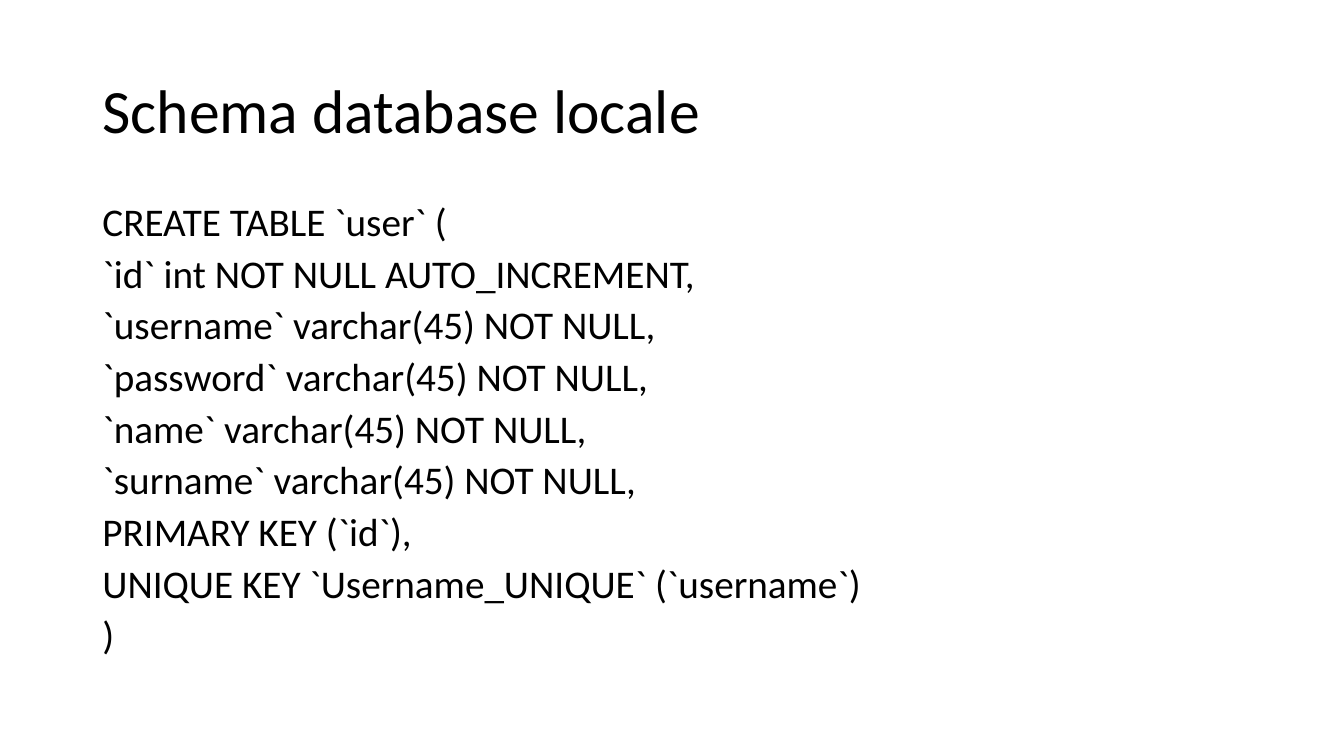
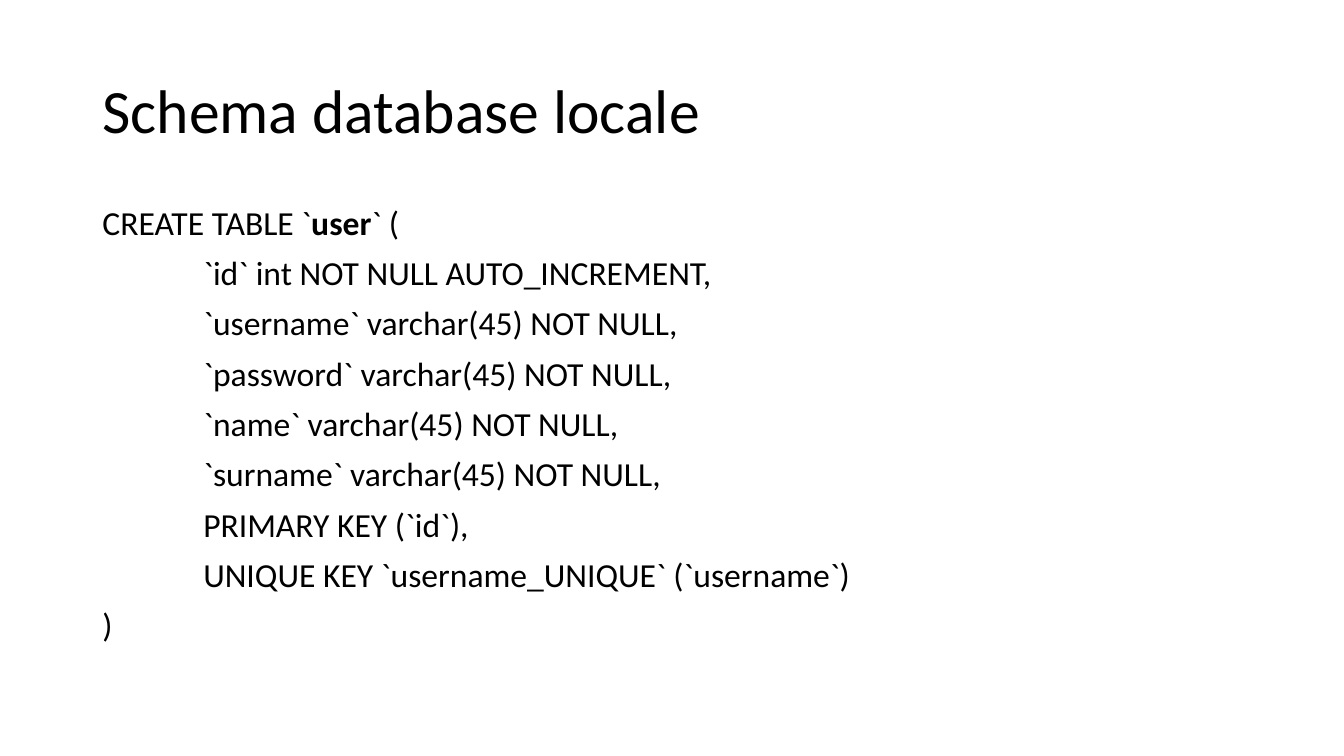
Before and after one commit to Trixyz28/TIW-ImgCatalog, a slide deck: slide 6 of Documents/ImgCatalog.pptx. Drawn at 1344x756 pixels with LibreOffice and Linux fonts; fonts in the diff are those of the drawing. Boxes give left, top, right and bottom in pixels: in the first picture for what was removed or moved away, otherwise in the second. Text is boxed around its words. In the diff, an @@ line names an element or a change of style, - is before the commit and + after.

```diff
--- a/Documents/ImgCatalog.pptx
+++ b/Documents/ImgCatalog.pptx
@@ text at [102,212,712,542]: size 28 to 24 pt in "CREATE TABLE `user` (", "`id` int NOT NULL AUTO_INCREMENT,", "`username` varchar(45) NOT NULL,", "`password` varchar(45) NOT NULL," and 4 more places; bold on in "`user`"; line spacing 0.8 to 0.9 @@
@@ text at [203,562,849,592]: text changed; size 28 to 24 pt @@
-UNIQUE KEY `Username_UNIQUE` (`username`)
+UNIQUE KEY `username_UNIQUE` (`username`)
```
Also in this commit, not shown: 13 other slides changed, 5 slides added, 6 slides removed, 4 other files.
